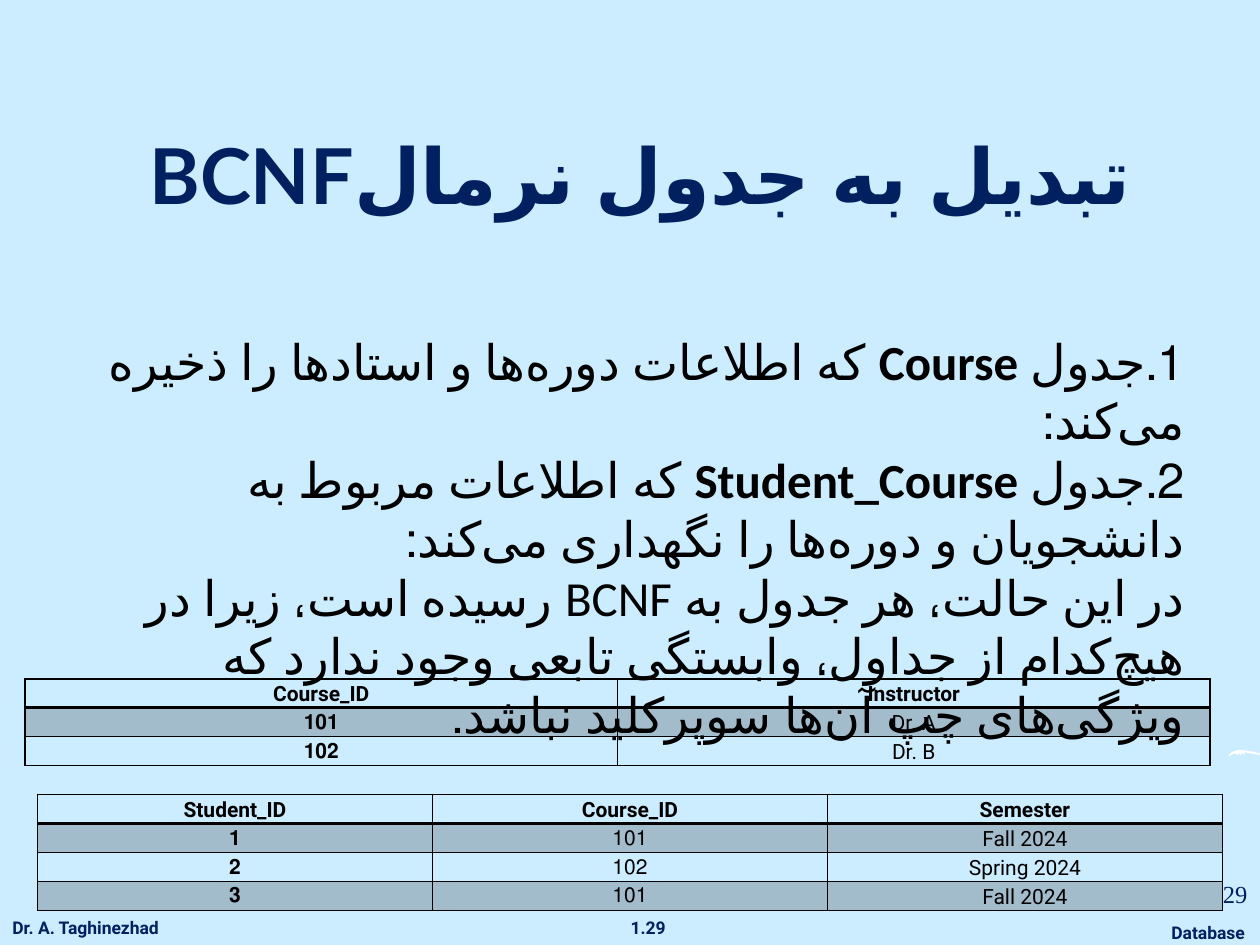
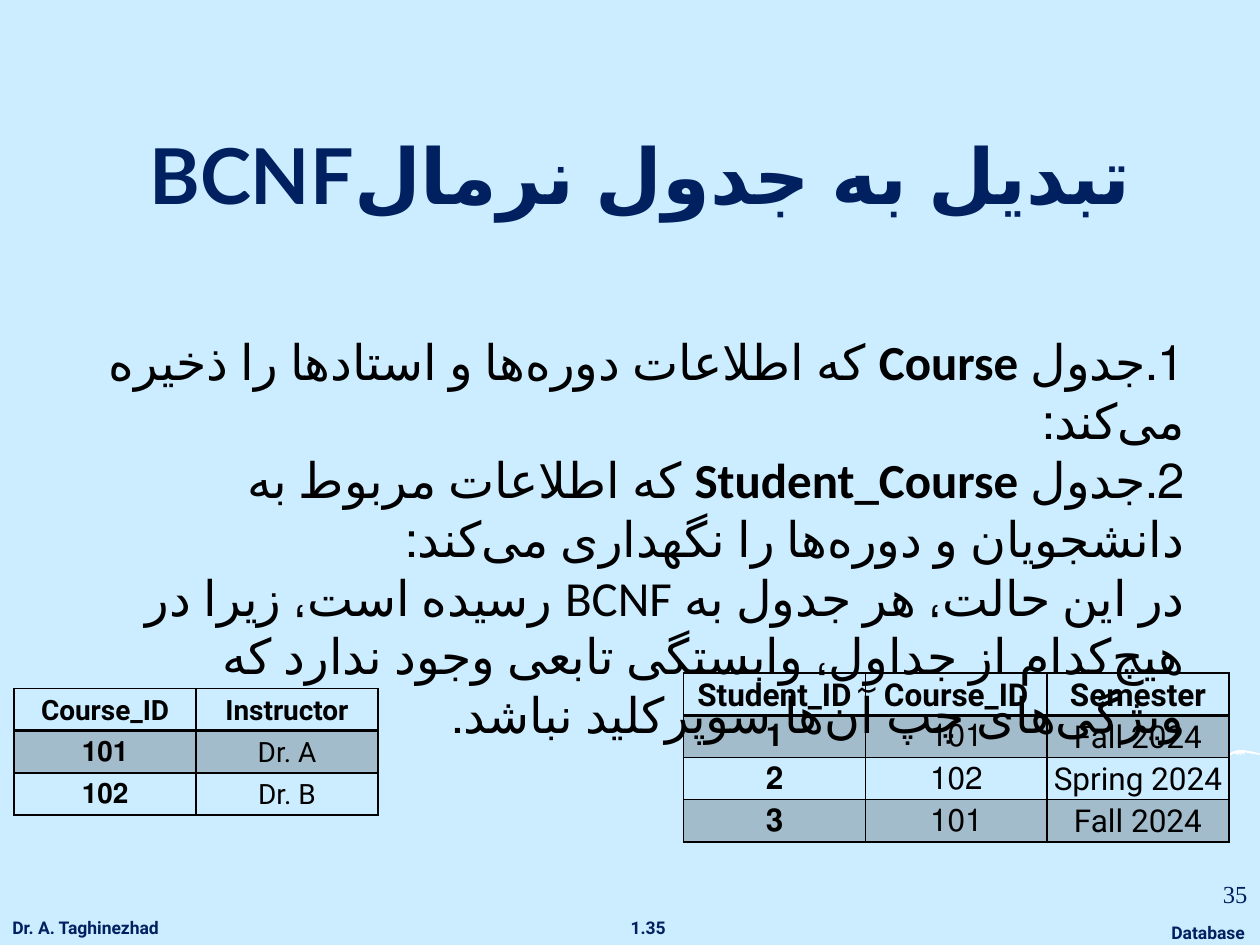
Before and after one commit to ataghinezhad/ataghinezhad.github.io, a slide deck: slide 35 of courses/downloads/temp/Database_Lec5.1 Normalization.pptx (slide 29 before the commit). Drawn at 1260x945 pixels with LibreOffice and Linux fonts; fonts in the diff are those of the drawing; background and template pictures are left out. Boxes give left, top, right and bottom in pixels: in the first picture for what was removed or moved away, otherwise in the second. Text is boxed around its words. In the diff, an @@ line names an element or a change of style, - is before the commit and + after.

```diff
--- a/courses/downloads/temp/Database_Lec5.1 Normalization.pptx
+++ b/courses/downloads/temp/Database_Lec5.1 Normalization.pptx
@@ table at (14, 689, 377, 815) @@
@@ size 12 to 16 pt @@
@@ table: place and size @@
-table at (25, 679, 1210, 764)
+table at (14, 689, 377, 815)
@@ table at (684, 673, 1228, 837) @@
@@ size 12 to 18 pt @@
@@ table: place and size @@
-table at (38, 795, 1221, 908)
+table at (684, 673, 1228, 837)
@@ page number at (1223, 887, 1248, 904): text changed @@
-29
+35
@@ page number at (631, 921, 666, 934): text changed @@
-1.29
+1.35
```
Also in this commit, not shown: 20 other slides changed, 7 slides added, 2 slides removed.
